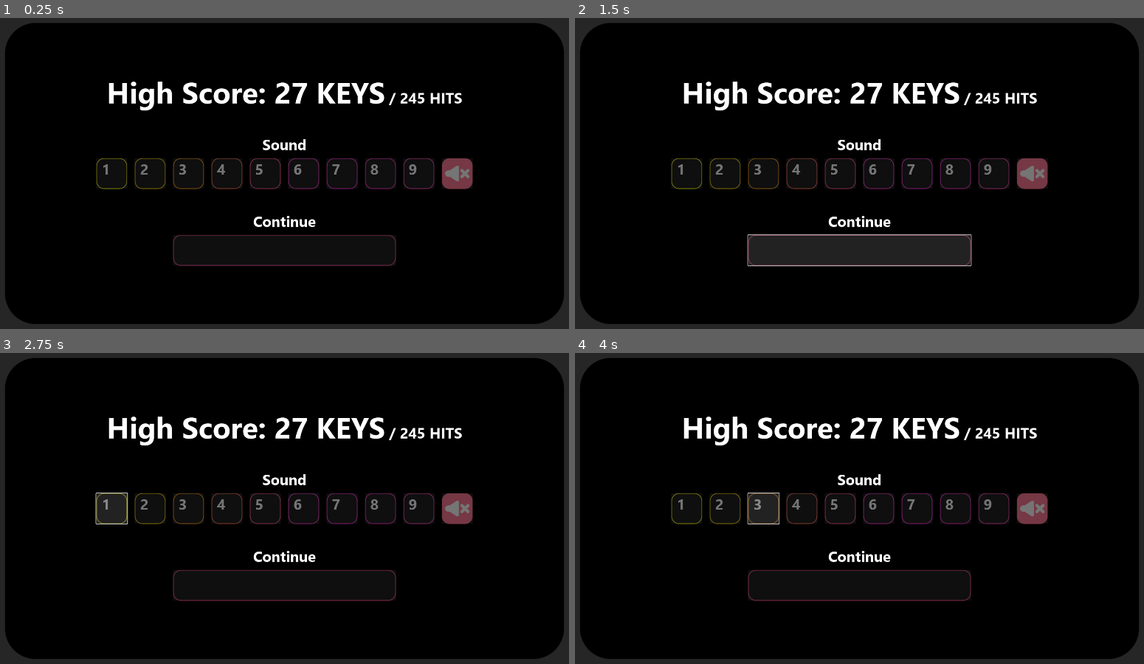
Above: before the commit, frames 1-4 (two rows, left to right).
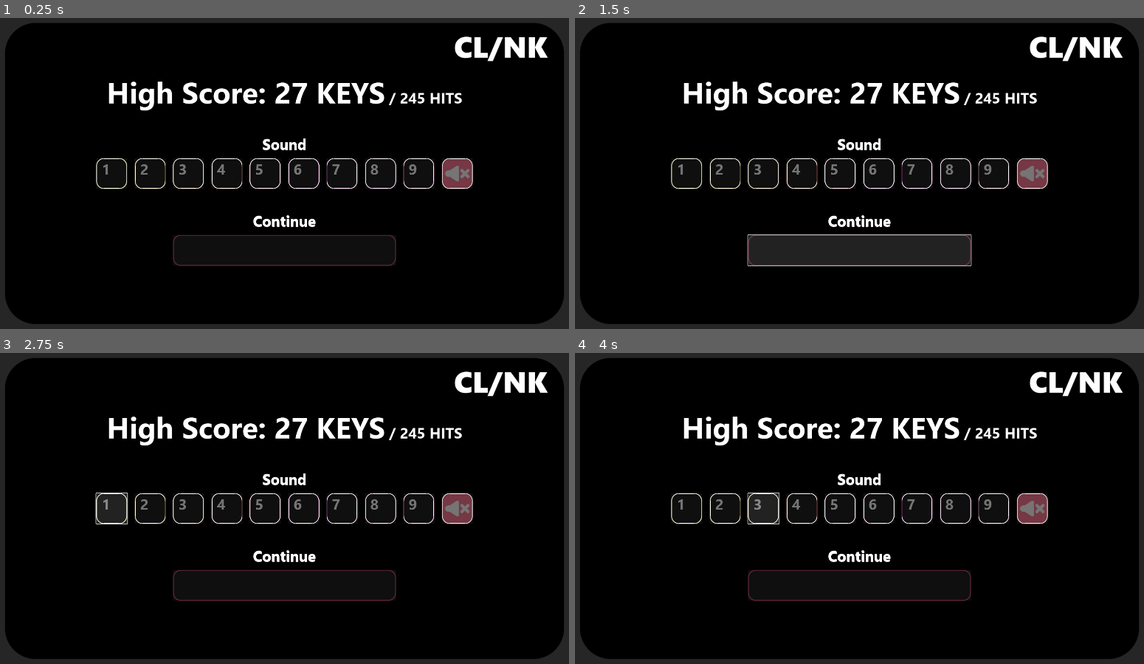
Above: after the commit, the same moments.

Repository: hedgemandan/2025-InfinityJam
Game: Godot game, scene res://Scenes/PopupMenu.tscn
Same seed, same stepped clock (60 frames per second), same inputs: the game is played once before the commit and once after it. This scene is started directly instead of the project's main scene.
Inputs (mouse positions are in pixels of both pictures, inside the frame that each line leads up to):
- Up to frame 1 (0.25 s): no input
- Up to frame 2 (1.5 s): click (859, 251) at 0.5 s; click (859, 251) at 1.25 s
- Up to frame 3 (2.75 s): click (113, 508) at 2 s
- Up to frame 4 (4 s): click (722, 508) at 2.75 s; click (762, 508) at 3.5 s

The runs differ from the first frame. In frame 1, 1.3% of the frame differs, in the area x 16-97%, y 5-67%; in frame 2, 1.3%; in frame 3, 1.3%; in frame 4, 1.3%.

Commit message:
Dans changes

Diff:
--- a/2_Project/RhythmQWERTY/Scenes/PopupMenu.tscn
+++ b/2_Project/RhythmQWERTY/Scenes/PopupMenu.tscn
@@ -1,7 +1,10 @@
-[gd_scene load_steps=3 format=3 uid="uid://mcqvkfrekp01"]
+[gd_scene load_steps=6 format=3 uid="uid://mcqvkfrekp01"]
 
 [ext_resource type="Script" uid="uid://dgdc47gfy1j4x" path="res://Scripts/popup_menu.gd" id="1_fvsca"]
 [ext_resource type="Texture2D" uid="uid://dse73lylu51jw" path="res://Assets/Menu.png" id="1_nuqpv"]
+[ext_resource type="PackedScene" uid="uid://bq7kgpf0ql76u" path="res://Scenes/button.tscn" id="3_v67u6"]
+[ext_resource type="FontFile" uid="uid://cg4fnpma8w0ih" path="res://Assets/Fonts/segoeuib.ttf" id="4_1i0dd"]
+[ext_resource type="FontFile" uid="uid://beoiypswmi27h" path="res://Assets/Fonts/seguibl.ttf" id="5_dfv23"]
 
 [node name="PopupMenu" type="Control"]
 layout_mode = 3
@@ -126,4 +129,69 @@
 offset_bottom = 840.0
 size_flags_vertical = 3
 
+[node name="Button1" parent="." instance=ExtResource("3_v67u6")]
+position = Vector2(397, 540)
+
+[node name="Button2" parent="." instance=ExtResource("3_v67u6")]
+position = Vector2(523, 540)
+
+[node name="Button3" parent="." instance=ExtResource("3_v67u6")]
+position = Vector2(647, 540)
+
+[node name="Button4" parent="." instance=ExtResource("3_v67u6")]
+position = Vector2(773, 540)
+
+[node name="Button5" parent="." instance=ExtResource("3_v67u6")]
+position = Vector2(897, 540)
+
+[node name="Button6" parent="." instance=ExtResource("3_v67u6")]
+position = Vector2(1023, 540)
+
+[node name="Button7" parent="." instance=ExtResource("3_v67u6")]
+position = Vector2(1147, 540)
+
+[node name="Button8" parent="." instance=ExtResource("3_v67u6")]
+position = Vector2(1273, 540)
+
+[node name="Button9" parent="." instance=ExtResource("3_v67u6")]
+position = Vector2(1397, 540)
+
+[node name="ButtonMute" parent="." instance=ExtResource("3_v67u6")]
+position = Vector2(1523, 540)
+
+[node name="Sound_Continue" type="Label" parent="."]
+layout_mode = 1
+anchors_preset = 8
+anchor_left = 0.5
+anchor_top = 0.5
+anchor_right = 0.5
+anchor_bottom = 0.5
+offset_left = -960.0
+offset_top = -130.0
+offset_right = 960.0
+offset_bottom = 540.0
+grow_horizontal = 2
+grow_vertical = 2
+theme_override_constants/line_spacing = 185
+theme_override_fonts/font = ExtResource("4_1i0dd")
+theme_override_font_sizes/font_size = 48
+text = "Sound
+Continue"
+horizontal_alignment = 1
+
+[node name="Label" type="Label" parent="."]
+layout_mode = 1
+anchors_preset = 1
+anchor_left = 1.0
+anchor_right = 1.0
+offset_left = -455.0
+offset_top = 60.0
+offset_right = -105.0
+offset_bottom = 204.0
+grow_horizontal = 0
+theme_override_fonts/font = ExtResource("5_dfv23")
+theme_override_font_sizes/font_size = 96
+text = "CL/NK"
+horizontal_alignment = 2
+
 [connection signal="pressed" from="TextureRect/Continue" to="." method="_on_continue_pressed"]
--- a/2_Project/RhythmQWERTY/Scenes/button.tscn
+++ b/2_Project/RhythmQWERTY/Scenes/button.tscn
@@ -523,10 +523,10 @@
 tracks/8/interp = 1
 tracks/8/loop_wrap = true
 tracks/8/keys = {
-"times": PackedFloat32Array(0.99, 1),
-"transitions": PackedFloat32Array(1, 1),
-"update": 1,
-"values": [false, true]
+"times": PackedFloat32Array(0, 0.99, 1),
+"transitions": PackedFloat32Array(1, 1, 1),
+"update": 1,
+"values": [false, false, true]
 }
 tracks/9/type = "value"
 tracks/9/imported = false
@@ -535,10 +535,10 @@
 tracks/9/interp = 1
 tracks/9/loop_wrap = true
 tracks/9/keys = {
-"times": PackedFloat32Array(0.99, 1),
-"transitions": PackedFloat32Array(1, 1),
-"update": 1,
-"values": [false, true]
+"times": PackedFloat32Array(0, 0.99, 1),
+"transitions": PackedFloat32Array(1, 1, 1),
+"update": 1,
+"values": [false, false, true]
 }
 tracks/10/type = "value"
 tracks/10/imported = false
@@ -547,10 +547,10 @@
 tracks/10/interp = 1
 tracks/10/loop_wrap = true
 tracks/10/keys = {
-"times": PackedFloat32Array(0.99, 1),
-"transitions": PackedFloat32Array(1, 1),
-"update": 1,
-"values": [false, true]
+"times": PackedFloat32Array(0, 0.99, 1),
+"transitions": PackedFloat32Array(1, 1, 1),
+"update": 1,
+"values": [false, false, true]
 }
 tracks/11/type = "value"
 tracks/11/imported = false
@@ -1384,10 +1384,470 @@
 "values": [1.5708]
 }
 
+[sub_resource type="Animation" id="Animation_c4mwi"]
+resource_name = "Grow_Menu"
+tracks/0/type = "value"
+tracks/0/imported = false
+tracks/0/enabled = true
+tracks/0/path = NodePath("Skeleton2D/Outline/OutlineCurve1/Circle1:position")
+tracks/0/interp = 1
+tracks/0/loop_wrap = true
+tracks/0/keys = {
+"times": PackedFloat32Array(0, 0.5, 1),
+"transitions": PackedFloat32Array(1, 0.5, 0.406126),
+"update": 0,
+"values": [Vector2(36.5, 36.5), Vector2(36.5, 36.5), Vector2(11.5, 11.5)]
+}
+tracks/1/type = "value"
+tracks/1/imported = false
+tracks/1/enabled = true
+tracks/1/path = NodePath("Skeleton2D/Outline/OutlineCurve2/Circle2:position")
+tracks/1/interp = 1
+tracks/1/loop_wrap = true
+tracks/1/keys = {
+"times": PackedFloat32Array(0, 0.5, 1),
+"transitions": PackedFloat32Array(1, 0.5, 0.406126),
+"update": 0,
+"values": [Vector2(-36.5, 36.5), Vector2(-36.5, 36.5), Vector2(-11.5, 11.5)]
+}
+tracks/2/type = "value"
+tracks/2/imported = false
+tracks/2/enabled = true
+tracks/2/path = NodePath("Skeleton2D/Outline/OutlineCurve3/Circle3:position")
+tracks/2/interp = 1
+tracks/2/loop_wrap = true
+tracks/2/keys = {
+"times": PackedFloat32Array(0, 0.5, 1),
+"transitions": PackedFloat32Array(1, 0.5, 0.406126),
+"update": 0,
+"values": [Vector2(36.5, -36.5), Vector2(36.5, -36.5), Vector2(11.5, -11.5)]
+}
+tracks/3/type = "value"
+tracks/3/imported = false
+tracks/3/enabled = true
+tracks/3/path = NodePath("Skeleton2D/Outline/OutlineCurve4/Circle4:position")
+tracks/3/interp = 1
+tracks/3/loop_wrap = true
+tracks/3/keys = {
+"times": PackedFloat32Array(0, 0.5, 1),
+"transitions": PackedFloat32Array(1, 0.5, 0.406126),
+"update": 0,
+"values": [Vector2(-36.5, -36.5), Vector2(-36.5, -36.5), Vector2(-11.5, -11.5)]
+}
+tracks/4/type = "value"
+tracks/4/imported = false
+tracks/4/enabled = true
+tracks/4/path = NodePath("Skeleton2D/Fill/RectangleV:position")
+tracks/4/interp = 1
+tracks/4/loop_wrap = true
+tracks/4/keys = {
+"times": PackedFloat32Array(1),
+"transitions": PackedFloat32Array(0.406126),
+"update": 0,
+"values": [Vector2(0, 0)]
+}
+tracks/5/type = "value"
+tracks/5/imported = false
+tracks/5/enabled = true
+tracks/5/path = NodePath("Skeleton2D/Fill/RectangleH:position")
+tracks/5/interp = 1
+tracks/5/loop_wrap = true
+tracks/5/keys = {
+"times": PackedFloat32Array(1),
+"transitions": PackedFloat32Array(0.406126),
+"update": 0,
+"values": [Vector2(0, 0)]
+}
+tracks/6/type = "value"
+tracks/6/imported = false
+tracks/6/enabled = true
+tracks/6/path = NodePath("Skeleton2D/Fill/RectangleH:visible")
+tracks/6/interp = 1
+tracks/6/loop_wrap = true
+tracks/6/keys = {
+"times": PackedFloat32Array(0.5),
+"transitions": PackedFloat32Array(0.5),
+"update": 1,
+"values": [true]
+}
+tracks/7/type = "value"
+tracks/7/imported = false
+tracks/7/enabled = true
+tracks/7/path = NodePath("Skeleton2D/Fill/RectangleV:visible")
+tracks/7/interp = 1
+tracks/7/loop_wrap = true
+tracks/7/keys = {
+"times": PackedFloat32Array(0.5),
+"transitions": PackedFloat32Array(0.5),
+"update": 1,
+"values": [true]
+}
+tracks/8/type = "value"
+tracks/8/imported = false
+tracks/8/enabled = true
+tracks/8/path = NodePath("Skeleton2D/Outline/OutlineCurve4/Circle4:visible")
+tracks/8/interp = 1
+tracks/8/loop_wrap = true
+tracks/8/keys = {
+"times": PackedFloat32Array(0, 0.49, 0.5),
+"transitions": PackedFloat32Array(1, 0.5, 0.5),
+"update": 1,
+"values": [false, false, true]
+}
+tracks/9/type = "value"
+tracks/9/imported = false
+tracks/9/enabled = true
+tracks/9/path = NodePath("Skeleton2D/Outline/OutlineCurve3/Circle3:visible")
+tracks/9/interp = 1
+tracks/9/loop_wrap = true
+tracks/9/keys = {
+"times": PackedFloat32Array(0, 0.49, 0.5),
+"transitions": PackedFloat32Array(1, 0.5, 0.5),
+"update": 1,
+"values": [false, false, true]
+}
+tracks/10/type = "value"
+tracks/10/imported = false
+tracks/10/enabled = true
+tracks/10/path = NodePath("Skeleton2D/Outline/OutlineCurve2/Circle2:visible")
+tracks/10/interp = 1
+tracks/10/loop_wrap = true
+tracks/10/keys = {
+"times": PackedFloat32Array(0, 0.49, 0.5),
+"transitions": PackedFloat32Array(1, 0.5, 0.5),
+"update": 1,
+"values": [false, false, true]
+}
+tracks/11/type = "value"
+tracks/11/imported = false
+tracks/11/enabled = true
+tracks/11/path = NodePath("Skeleton2D/Outline/OutlineCurve1/Circle1:visible")
+tracks/11/interp = 1
+tracks/11/loop_wrap = true
+tracks/11/keys = {
+"times": PackedFloat32Array(0),
+"transitions": PackedFloat32Array(1),
+"update": 1,
+"values": [true]
+}
+tracks/12/type = "value"
+tracks/12/imported = false
+tracks/12/enabled = true
+tracks/12/path = NodePath("Skeleton2D/Outline/OutlineCurve1:position")
+tracks/12/interp = 1
+tracks/12/loop_wrap = true
+tracks/12/keys = {
+"times": PackedFloat32Array(1),
+"transitions": PackedFloat32Array(0.406126),
+"update": 0,
+"values": [Vector2(-36.5, -36.5)]
+}
+tracks/13/type = "value"
+tracks/13/imported = false
+tracks/13/enabled = true
+tracks/13/path = NodePath("Skeleton2D/Outline/OutlineCurve2:position")
+tracks/13/interp = 1
+tracks/13/loop_wrap = true
+tracks/13/keys = {
+"times": PackedFloat32Array(1),
+"transitions": PackedFloat32Array(0.406126),
+"update": 0,
+"values": [Vector2(36.5, -36.5)]
+}
+tracks/14/type = "value"
+tracks/14/imported = false
+tracks/14/enabled = true
+tracks/14/path = NodePath("Skeleton2D/Outline/OutlineCurve3:position")
+tracks/14/interp = 1
+tracks/14/loop_wrap = true
+tracks/14/keys = {
+"times": PackedFloat32Array(1),
+"transitions": PackedFloat32Array(0.406126),
+"update": 0,
+"values": [Vector2(-36.5, 36.5)]
+}
+tracks/15/type = "value"
+tracks/15/imported = false
+tracks/15/enabled = true
+tracks/15/path = NodePath("Skeleton2D/Outline/OutlineCurve4:position")
+tracks/15/interp = 1
+tracks/15/loop_wrap = true
+tracks/15/keys = {
+"times": PackedFloat32Array(1),
+"transitions": PackedFloat32Array(0.406126),
+"update": 0,
+"values": [Vector2(36.5, 36.5)]
+}
+tracks/16/type = "value"
+tracks/16/imported = false
+tracks/16/enabled = true
+tracks/16/path = NodePath("Skeleton2D/Outline/OutlineLine1:position")
+tracks/16/interp = 1
+tracks/16/loop_wrap = true
+tracks/16/keys = {
+"times": PackedFloat32Array(1),
+"transitions": PackedFloat32Array(0.406126),
+"update": 0,
+"values": [Vector2(0, -49)]
+}
+tracks/17/type = "value"
+tracks/17/imported = false
+tracks/17/enabled = true
+tracks/17/path = NodePath("Skeleton2D/Outline/OutlineLine1:scale")
+tracks/17/interp = 1
+tracks/17/loop_wrap = true
+tracks/17/keys = {
+"times": PackedFloat32Array(1),
+"transitions": PackedFloat32Array(0.406126),
+"update": 0,
+"values": [Vector2(1, 1)]
+}
+tracks/18/type = "value"
+tracks/18/imported = false
+tracks/18/enabled = true
+tracks/18/path = NodePath("Skeleton2D/Outline/OutlineLine2:position")
+tracks/18/interp = 1
+tracks/18/loop_wrap = true
+tracks/18/keys = {
+"times": PackedFloat32Array(1),
+"transitions": PackedFloat32Array(0.406126),
+"update": 0,
+"values": [Vector2(49, 0)]
+}
+tracks/19/type = "value"
+tracks/19/imported = false
+tracks/19/enabled = true
+tracks/19/path = NodePath("Skeleton2D/Outline/OutlineLine2:scale")
+tracks/19/interp = 1
+tracks/19/loop_wrap = true
+tracks/19/keys = {
+"times": PackedFloat32Array(1),
+"transitions": PackedFloat32Array(0.406126),
+"update": 0,
+"values": [Vector2(1, 1)]
+}
+tracks/20/type = "value"
+tracks/20/imported = false
+tracks/20/enabled = true
+tracks/20/path = NodePath("Skeleton2D/Outline/OutlineLine3:position")
+tracks/20/interp = 1
+tracks/20/loop_wrap = true
+tracks/20/keys = {
+"times": PackedFloat32Array(1),
+"transitions": PackedFloat32Array(0.406126),
+"update": 0,
+"values": [Vector2(0, 49)]
+}
+tracks/21/type = "value"
+tracks/21/imported = false
+tracks/21/enabled = true
+tracks/21/path = NodePath("Skeleton2D/Outline/OutlineLine3:scale")
+tracks/21/interp = 1
+tracks/21/loop_wrap = true
+tracks/21/keys = {
+"times": PackedFloat32Array(1),
+"transitions": PackedFloat32Array(0.406126),
+"update": 0,
+"values": [Vector2(1, 1)]
+}
+tracks/22/type = "value"
+tracks/22/imported = false
+tracks/22/enabled = true
+tracks/22/path = NodePath("Skeleton2D/Outline/OutlineLine4:position")
+tracks/22/interp = 1
+tracks/22/loop_wrap = true
+tracks/22/keys = {
+"times": PackedFloat32Array(1),
+"transitions": PackedFloat32Array(0.406126),
+"update": 0,
+"values": [Vector2(-49, 0)]
+}
+tracks/23/type = "value"
+tracks/23/imported = false
+tracks/23/enabled = true
+tracks/23/path = NodePath("Skeleton2D/Outline/OutlineLine4:scale")
+tracks/23/interp = 1
+tracks/23/loop_wrap = true
+tracks/23/keys = {
+"times": PackedFloat32Array(1),
+"transitions": PackedFloat32Array(0.406126),
+"update": 0,
+"values": [Vector2(1, 1)]
+}
+tracks/24/type = "value"
+tracks/24/imported = false
+tracks/24/enabled = true
+tracks/24/path = NodePath("Skeleton2D/Outline/OutlineCurve1/Circle1:scale")
+tracks/24/interp = 1
+tracks/24/loop_wrap = true
+tracks/24/keys = {
+"times": PackedFloat32Array(0, 0.5, 1),
+"transitions": PackedFloat32Array(2, 0.5, 0.406126),
+"update": 0,
+"values": [Vector2(1e-05, 1e-05), Vector2(1, 1), Vector2(1, 1)]
+}
+tracks/25/type = "value"
+tracks/25/imported = false
+tracks/25/enabled = true
+tracks/25/path = NodePath("Skeleton2D/Outline/OutlineCurve2/Circle2:scale")
+tracks/25/interp = 1
+tracks/25/loop_wrap = true
+tracks/25/keys = {
+"times": PackedFloat32Array(0.5, 1),
+"transitions": PackedFloat32Array(0.5, 0.406126),
+"update": 0,
+"values": [Vector2(1, 1), Vector2(1, 1)]
+}
+tracks/26/type = "value"
+tracks/26/imported = false
+tracks/26/enabled = true
+tracks/26/path = NodePath("Skeleton2D/Outline/OutlineCurve3/Circle3:scale")
+tracks/26/interp = 1
+tracks/26/loop_wrap = true
+tracks/26/keys = {
+"times": PackedFloat32Array(1),
+"transitions": PackedFloat32Array(0.406126),
+"update": 0,
+"values": [Vector2(1, 1)]
+}
+tracks/27/type = "value"
+tracks/27/imported = false
+tracks/27/enabled = true
+tracks/27/path = NodePath("Skeleton2D/Outline/OutlineCurve4/Circle4:scale")
+tracks/27/interp = 1
+tracks/27/loop_wrap = true
+tracks/27/keys = {
+"times": PackedFloat32Array(1),
+"transitions": PackedFloat32Array(0.406126),
+"update": 0,
+"values": [Vector2(1, 1)]
+}
+tracks/28/type = "value"
+tracks/28/imported = false
+tracks/28/enabled = true
+tracks/28/path = NodePath("Skeleton2D/Fill/RectangleV:scale")
+tracks/28/interp = 1
+tracks/28/loop_wrap = true
+tracks/28/keys = {
+"times": PackedFloat32Array(0, 0.5, 1),
+"transitions": PackedFloat32Array(1, 0.5, 0.406126),
+"update": 0,
+"values": [Vector2(1e-05, 0.45), Vector2(1e-05, 0.45), Vector2(1, 1)]
+}
+tracks/29/type = "value"
+tracks/29/imported = false
+tracks/29/enabled = true
+tracks/29/path = NodePath("Skeleton2D/Fill/RectangleH:scale")
+tracks/29/interp = 1
+tracks/29/loop_wrap = true
+tracks/29/keys = {
+"times": PackedFloat32Array(0, 0.5, 1),
+"transitions": PackedFloat32Array(1, 0.5, 0.406126),
+"update": 0,
+"values": [Vector2(1e-05, 0.45), Vector2(1e-05, 0.45), Vector2(1, 1)]
+}
+tracks/30/type = "value"
+tracks/30/imported = false
+tracks/30/enabled = true
+tracks/30/path = NodePath("Skeleton2D/Outline/OutlineCurve1:rotation")
+tracks/30/interp = 1
+tracks/30/loop_wrap = true
+tracks/30/keys = {
+"times": PackedFloat32Array(1),
+"transitions": PackedFloat32Array(0.406126),
+"update": 0,
+"values": [0.0]
+}
+tracks/31/type = "value"
+tracks/31/imported = false
+tracks/31/enabled = true
+tracks/31/path = NodePath("Skeleton2D/Outline/OutlineCurve2:rotation")
+tracks/31/interp = 1
+tracks/31/loop_wrap = true
+tracks/31/keys = {
+"times": PackedFloat32Array(1),
+"transitions": PackedFloat32Array(0.406126),
+"update": 0,
+"values": [0.0]
+}
+tracks/32/type = "value"
+tracks/32/imported = false
+tracks/32/enabled = true
+tracks/32/path = NodePath("Skeleton2D/Outline/OutlineCurve3:rotation")
+tracks/32/interp = 1
+tracks/32/loop_wrap = true
+tracks/32/keys = {
+"times": PackedFloat32Array(1),
+"transitions": PackedFloat32Array(0.406126),
+"update": 0,
+"values": [0.0]
+}
+tracks/33/type = "value"
+tracks/33/imported = false
+tracks/33/enabled = true
+tracks/33/path = NodePath("Skeleton2D/Outline/OutlineCurve4:rotation")
+tracks/33/interp = 1
+tracks/33/loop_wrap = true
+tracks/33/keys = {
+"times": PackedFloat32Array(1),
+"transitions": PackedFloat32Array(0.406126),
+"update": 0,
+"values": [0.0]
+}
+tracks/34/type = "value"
+tracks/34/imported = false
+tracks/34/enabled = true
+tracks/34/path = NodePath("Skeleton2D/Outline/OutlineLine1:rotation")
+tracks/34/interp = 1
+tracks/34/loop_wrap = true
+tracks/34/keys = {
+"times": PackedFloat32Array(1),
+"transitions": PackedFloat32Array(0.406126),
+"update": 0,
+"values": [0.0]
+}
+tracks/35/type = "value"
+tracks/35/imported = false
+tracks/35/enabled = true
+tracks/35/path = NodePath("Skeleton2D/Outline/OutlineLine2:rotation")
+tracks/35/interp = 1
+tracks/35/loop_wrap = true
+tracks/35/keys = {
+"times": PackedFloat32Array(1),
+"transitions": PackedFloat32Array(0.406126),
+"update": 0,
+"values": [1.5708]
+}
+tracks/36/type = "value"
+tracks/36/imported = false
+tracks/36/enabled = true
+tracks/36/path = NodePath("Skeleton2D/Outline/OutlineLine3:rotation")
+tracks/36/interp = 1
+tracks/36/loop_wrap = true
+tracks/36/keys = {
+"times": PackedFloat32Array(1),
+"transitions": PackedFloat32Array(0.406126),
+"update": 0,
+"values": [0.0]
+}
+tracks/37/type = "value"
+tracks/37/imported = false
+tracks/37/enabled = true
+tracks/37/path = NodePath("Skeleton2D/Outline/OutlineLine4:rotation")
+tracks/37/interp = 1
+tracks/37/loop_wrap = true
+tracks/37/keys = {
+"times": PackedFloat32Array(1),
+"transitions": PackedFloat32Array(0.406126),
+"update": 0,
+"values": [1.5708]
+}
+
 [sub_resource type="AnimationLibrary" id="AnimationLibrary_c4mwi"]
 _data = {
 &"Empty": SubResource("Animation_nrk2b"),
 &"Grow": SubResource("Animation_edukx"),
+&"Grow_Menu": SubResource("Animation_c4mwi"),
 &"RESET": SubResource("Animation_svtet")
 }
 
Binary file added: 2_Project/RhythmQWERTY/Assets/Final Assets/Mute Icon_V01.png
Not shown, added: 2_Project/RhythmQWERTY/Assets/Final Assets/Mute Icon_V01.png.import
Binary file added: 2_Project/RhythmQWERTY/Assets/Fonts/segoeuib.ttf
Not shown, added: 2_Project/RhythmQWERTY/Assets/Fonts/segoeuib.ttf.import
Binary file added: 2_Project/RhythmQWERTY/Assets/Fonts/seguibl.ttf
Not shown, added: 2_Project/RhythmQWERTY/Assets/Fonts/seguibl.ttf.import
Not shown: 1 places in 2_Project/RhythmQWERTY/Scenes/button.tscn that only renumber resources
Not shown, added: 3_Art/Final Assets/CLiNK_Thumbnail.png
Not shown, added: 3_Art/Final Assets/Mute Icon_V01.png
